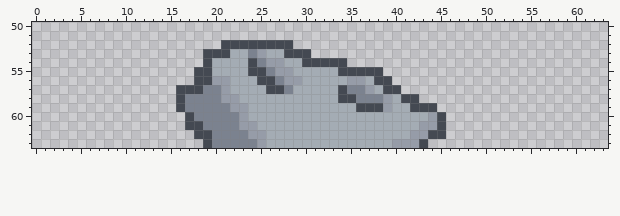
Two states of a pixel-art file, colorpallete/biome/main/earth/ground/stone1.ase. The picture above is the old version.
64x64 pixels, 1 frame. Shown: x 0..63, y 50..63.
Once edited:
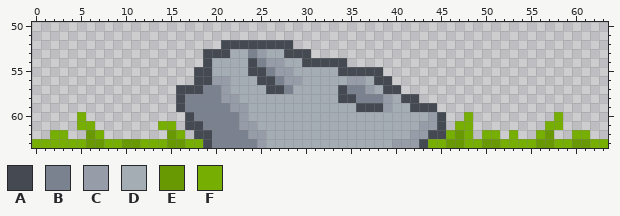
Palette (. is transparent): A #444952  B #7b828f  C #969ca8  D #a4acb4  E #689902  F #76ae02
Changes in this commit:
@@ x 0..63 @@
 59 ................ABBBBBCCDDDDDDDDDDDDAAACDDAAA...................
-60 .................ABBBBBCDDDDDDDDDDDDDDDDDDDDCA..................
-61 .................AABBBBCCDDDDDDDDDDDDDDDDDDCCA..................
-62 ..................AABBBBCCDDDDDDDDDDDDDDDDCCAA..................
-63 ...................ABBBBBCDDDDDDDDDDDDDDCCCA....................
+60 .....F...........ABBBBBCDDDDDDDDDDDDDDDDDDDDCA..F.........F.....
+61 .....FF.......FF.AABBBBCCDDDDDDDDDDDDDDDDDDCCA.FF........FF.....
+62 ..FF..EF.......EF.AABBBBCCDDDDDDDDDDDDDDDDCCAAFEF.FF.F..FE..FF..
+63 FFFFFFEEFFEEFFFEEFFABBBBBCDDDDDDDDDDDDDDCCCAFFEEFFEEFFFFEEFFEEFF
